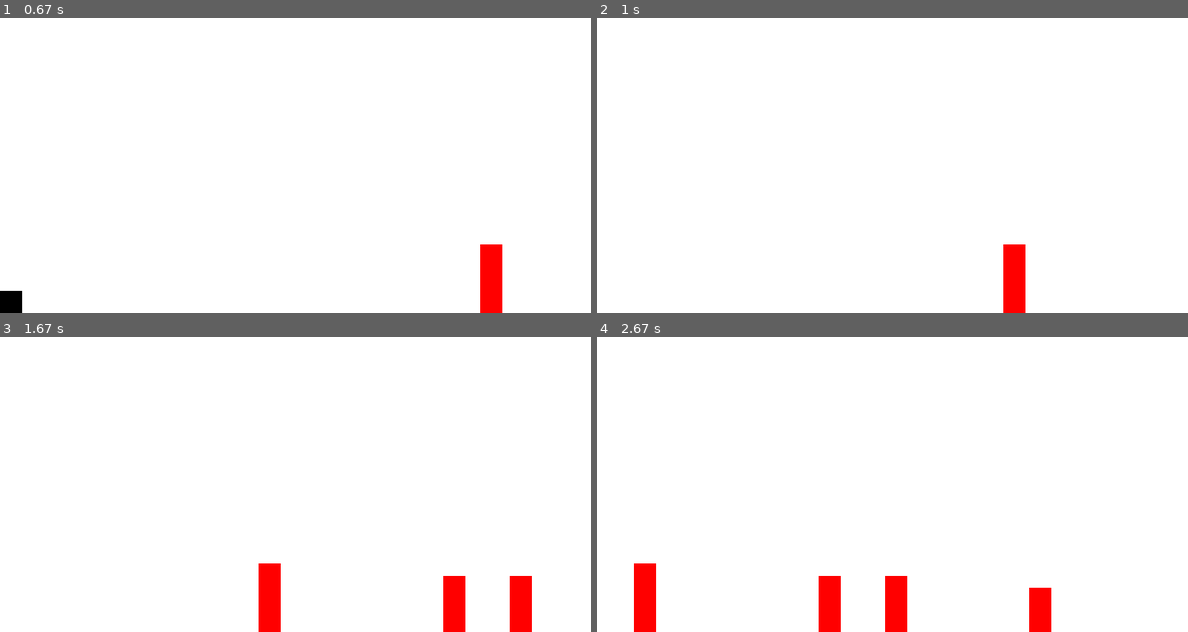
Above: before the commit, frames 1-4 (two rows, left to right).
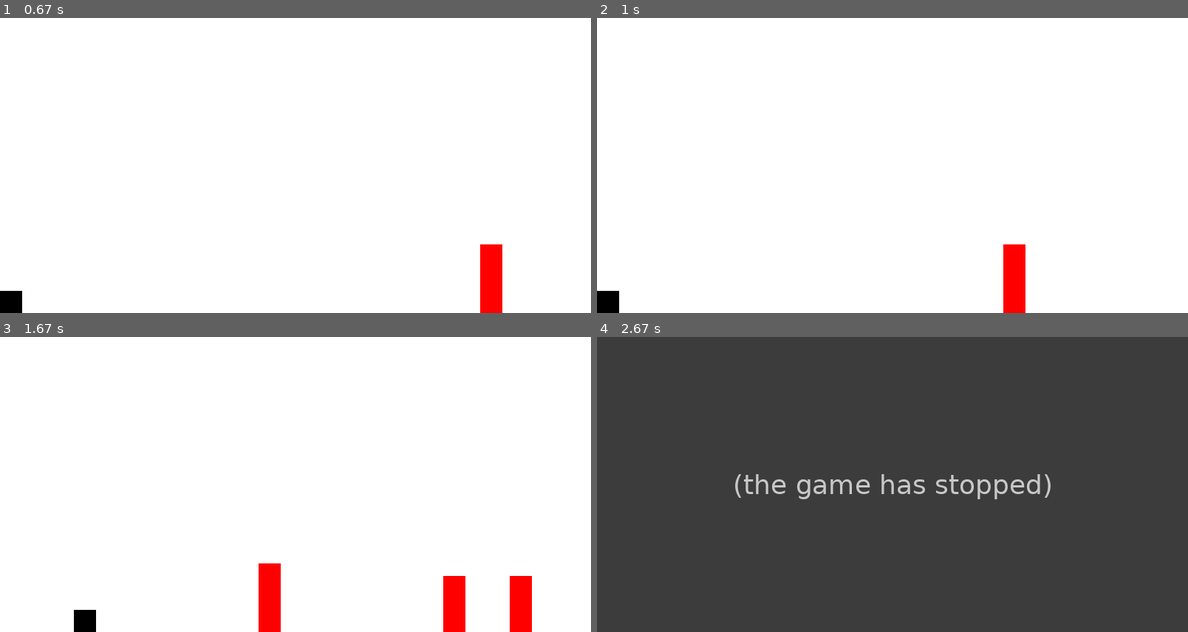
Above: after the commit, the same moments.

Repository: 20bhayward/5100-Final-Project
Game: pygame game, started from world/runner_agent.py
Same seed, same stepped clock (60 frames per second), same inputs: the game is played once before the commit and once after it.
Inputs:
- Up to frame 1 (0.67 s): hold Left from 0.33 s (still down)
- Up to frame 2 (1 s): release Left at 0.87 s; hold Left from 0.9 s (still down)
- Up to frame 3 (1.67 s): release Left at 1.3 s; hold Right from 1.33 s (still down)
- Up to frame 4 (2.67 s): release Right at 1.97 s; hold Left 2-2.47 s

Frame 1 is identical in both runs. In frame 2, 0.3% of the frame differs, in the area x 0-4%, y 92-100%; in frame 3, 0.3%; in frame 4, 100%, in the area x 0-100%, y 0-100%.
After the commit the program exited at 2.57 s; later frames show no game.

Commit message:
pushing to new branch

Diff:
--- a/agent/agent_2.py
+++ b/agent/agent_2.py
@@ -2,6 +2,7 @@
 
 # Constants (consider moving these to a config file or passing as arguments)
 SCREEN_HEIGHT = 400
+SCREEN_WIDTH = 800
 AGENT_SIZE = 30
 GROUND_LEVEL = SCREEN_HEIGHT - AGENT_SIZE
 SPEED = 5
@@ -11,59 +12,93 @@
 
 class Agent:
     def __init__(self):
+        # Agent's properties such as position, velocity, etc.
         self.rect = pygame.Rect(100, GROUND_LEVEL, AGENT_SIZE, AGENT_SIZE)
         self.velocity_x = 0  # Horizontal velocity
         self.velocity_y = 0  # Vertical velocity
         self.is_jumping = False
+        self.jump_strength = JUMP_STRENGTH
+        self.gravity = GRAVITY
+        self.screen_width = SCREEN_WIDTH  # Define screen bounds
+        self.safe_distance = 150  # Distance to prepare for a jump
 
     def move(self, action):
+        """
+        Handle movement actions.
+        action: 0 = move left, 1 = move right, 2 = jump
+        """
         if action == 0:  # Move left
-            if not self.is_jumping:
-                self.velocity_x = -SPEED
+            self.velocity_x = -SPEED
         elif action == 1:  # Move right
-            if not self.is_jumping:
-                self.velocity_x = SPEED
+            self.velocity_x = SPEED
         elif action == 2 and not self.is_jumping:  # Jump
             self.is_jumping = True
-            self.velocity_y = -JUMP_STRENGTH
+            self.velocity_y = -self.jump_strength  # Start the jump by giving negative velocity
 
-    def apply_gravity(self, obstacles):
-        # Apply gravity to vertical velocity
-        self.velocity_y += GRAVITY
+    def intelligent_move(self, obstacles, action):
+        """
+        Intelligent movement considering obstacles.
+        action: 0 = move left, 1 = move right, 2 = jump
+        """
+        # Call the move method based on action input
+        self.move(action)
+
+        # # Sort obstacles by their x-position (only obstacles ahead of the agent)
+        # obstacles_ahead = [o for o in obstacles if o.rect.x > self.rect.x]
+        # obstacles_ahead.sort(key=lambda o: o.rect.x)
+
+        # # Calculate distances to obstacles and react
+        # distances_to_obstacles = [(obstacle, obstacle.rect.x - self.rect.x) for obstacle in obstacles_ahead]
+
+        # # Ideal jumping distance window (adjust these values for your game mechanics)
+        # min_jump_distance = 10
+        # max_jump_distance = 40
+
+        # # Check for jump conditions when action is 2 (jump)
+        # if action == 2 and not self.is_jumping:
+        #     for i, (obstacle, distance_to_obstacle) in enumerate(distances_to_obstacles):
+        #         if min_jump_distance < distance_to_obstacle < max_jump_distance:
+        #             print(f"Jumping over obstacle {i+1}")
+        #             self.is_jumping = True
+        #             self.velocity_y = -self.jump_strength
+        #             break
+
+        # Apply gravity
+        self.apply_gravity()
+
+        # Update horizontal position
+        self.rect.x += self.velocity_x
+        self._constrain_agent_within_bounds()
+        self.velocity_x = 0
+
+    def apply_gravity(self):
+        """Apply gravity to the agent if it's in the air."""
+        self.velocity_y += self.gravity
         self.rect.y += self.velocity_y
-        # Check if the agent is landing on the ground
+
+        # Check if the agent has landed on the ground
         if self.rect.y >= GROUND_LEVEL:
             self.rect.y = GROUND_LEVEL
             self.is_jumping = False
             self.velocity_y = 0  # Stop falling
-        # Check for collision with any obstacles
-        for obstacle in obstacles:
-            if self.rect.colliderect(obstacle.rect):
-                self.rect.y = obstacle.rect.top - self.rect.height  # Position agent on top of obstacle
-                self.is_jumping = False
-                self.velocity_y = 0  # Stop falling
-                break  # Stop checking once landed
 
+    def _constrain_agent_within_bounds(self):
+        """
+        Ensure that the agent stays within the screen bounds.
+        Prevents the agent from moving out of the left or right edges of the screen.
+        """
+        # Ensure the agent doesn't go out of the left or right bounds
+        if self.rect.x < 0:
+            self.rect.x = 0  # Constrain to the left edge
+        elif self.rect.x > self.screen_width - self.rect.width:
+            self.rect.x = self.screen_width - self.rect.width  # Constrain to the right edge
 
-    def is_falling_on_top(self, obstacle):
+    def update(self, obstacles, action):
         """
-        Check if the agent is falling onto the top of the obstacle.
-        This prevents landing on the side or bottom of the obstacle.
+        Update the agent's position intelligently based on obstacles and the selected action.
         """
-        # Ensure the agent is above the obstacle and falling downwards
-        if (self.rect.bottom <= obstacle.rect.top + 10 and  # Agent is above obstacle
-            self.velocity_y >= 0 and  # Agent is falling down
-            obstacle.rect.left < self.rect.right and  # Agent is horizontally aligned with obstacle
-            obstacle.rect.right > self.rect.left):  # Agent is horizontally aligned with obstacle
-            return True
-        return False
-
-    def update_position(self):
-        # Update the horizontal position based on velocity
-        self.rect.x += self.velocity_x
-
-        # Reset horizontal velocity after movement
-        self.velocity_x = 0
+        self.intelligent_move(obstacles, action)
 
     def draw(self, screen):
+        """Draw the agent on the screen."""
         pygame.draw.rect(screen, BLACK, self.rect)
--- a/world/dqn_agent.py
+++ b/world/dqn_agent.py
@@ -8,6 +8,7 @@
 
 class DQNAgent:
     def __init__(self, state_dim, action_dim, device):
+        print(f"dqn_agent: {state_dim}")
         self.q_network = QNetwork(state_dim, action_dim).to(device)
         self.target_network = QNetwork(state_dim, action_dim).to(device)
         self.optimizer = optim.Adam(self.q_network.parameters(), lr=1e-3)
@@ -22,7 +23,7 @@
         # Update target network weights to match the main Q network
         self.update_target_network()
 
-    def choose_action(self, state, epsilon=0.999):
+    def choose_action(self, state, epsilon=0.995):
         if np.random.rand() < epsilon:
             return np.random.randint(0, self.q_network.fc3.out_features)
         else:
--- a/world/game_logic.py
+++ b/world/game_logic.py
@@ -7,7 +7,7 @@
 
 # Function to spawn obstacles randomly
 def spawn_obstacle(obstacles):
-    if random.randint(1, 100) < 6:  # Random chance of spawning
+    if random.randint(1, 100) < 4:  # Random chance of spawning
         obstacles.append(Obstacle())
 
 # Function to update obstacles
--- a/world/gym_env.py
+++ b/world/gym_env.py
@@ -4,6 +4,7 @@
 sys.path.append(os.path.dirname(os.path.dirname(os.path.abspath(__file__))))
 from gym import spaces
 import pygame
+import random
 import numpy as np
 from agent.agent_2 import Agent
 from game_logic import spawn_obstacle, update_obstacles, check_collisions
@@ -18,10 +19,11 @@
         super(RunnerEnv, self).__init__()
 
         # Define action space and observation space
-        self.action_space = spaces.Discrete(5)  # 0: left, 1: right, 2: jump, 3: jump + left, 4: jump + right
+        self.action_space = spaces.Discrete(3)  # 0: left, 1: right, 2: jump
+
         self.observation_space = spaces.Box(
-            low=np.array([0, 0, 0, 0, 0, 0, 0]),  # Agent x, y, velocity, nearest obstacle x, nearest obstacle y, nearest obstacle height
-            high=np.array([SCREEN_WIDTH, SCREEN_HEIGHT, 100, 100, SCREEN_WIDTH, SCREEN_HEIGHT, 100]),
+            low=np.array([0, 0, -100, -100, 0, 0]),  # Agent x, y, velocity_x, velocity_y, distance to nearest obstacle ahead, distance to nearest obstacle behind
+            high=np.array([SCREEN_WIDTH, SCREEN_HEIGHT, 100, 100, SCREEN_WIDTH, SCREEN_WIDTH]),  # Max values for each
             dtype=np.float32
         )
 
@@ -40,6 +42,14 @@
         self.done = False
         self.clock = pygame.time.Clock()
 
+    def seed(self, seed=None):
+        random.seed(seed)
+        np.random.seed(seed)
+        if hasattr(self, 'action_space'):
+            self.action_space.seed(seed)
+        if hasattr(self, 'observation_space'):
+            self.observation_space.seed(seed)
+
     def reset(self):
         self.agent = Agent()  # Reset agent
         self.obstacles = []  # Reset obstacles
@@ -48,30 +58,17 @@
         return self._get_obs()
 
     def step(self, action):
+        # print(self.agent.rect.y)
         if self.done:
             return self.reset()  # Consider separating logic here
 
-        # Check if the agent has fallen out of the screen
+        # Check if the agent has fallen out of the screen horizontally
         if self.agent.rect.center[0] < 0 or self.agent.rect.center[0] > 0.5 * SCREEN_WIDTH:
             self.done = True  # Set done to True, terminate the episode
-            return self._get_obs(), -10, True, {}  # Penalty for going out of bounds
-
-        # Move the agent and apply gravity based on the action
-        if action == 0:  # Move left
-            self.agent.move(0)
-        elif action == 1:  # Move right
-            self.agent.move(1)
-        elif action == 2:  # Jump
-            self.agent.move(2)
-        elif action == 3:  # Jump + Move Left
-            self.agent.move(2)
-            self.agent.move(0)
-        elif action == 4:  # Jump + Move Right
-            self.agent.move(2)
-            self.agent.move(1)
-
-        self.agent.apply_gravity(self.obstacles)  # Ensure gravity is applied correctly
-        self.agent.update_position()
+            return self._get_obs(), -1000, True, {}  # Penalty for going out of bounds
+
+        # Intelligent movement based on multiple obstacles
+        self.agent.intelligent_move(self.obstacles, action)
 
         # Spawn and update obstacles
         spawn_obstacle(self.obstacles)
@@ -92,47 +89,83 @@
 
         return self._get_obs(), reward, done, {}
 
+
     def _calculate_reward(self, done):
-        """
-        Calculate the reward based on the agent's actions and environment state.
-        """
+        reward = 0
+
+        # High penalty if the agent collides with an obstacle
         if done:
-            return -20  # Higher penalty for hitting an obstacle
-
-        nearest_obstacle = None
-        if self.obstacles:
-            nearest_obstacle = min(self.obstacles, key=lambda o: o.rect.x)
-            obstacles_ahead = [o for o in self.obstacles if o.rect.x > self.agent.rect.x]
-            distance_to_obstacle = 0
-            if obstacles_ahead:
-                nearest_obstacle_ahead = min(obstacles_ahead, key=lambda o: o.rect.x)
-                distance_to_obstacle = nearest_obstacle_ahead.rect.x - self.agent.rect.x
-
-            # Ideal jumping distance window (tune these values for your game mechanics)
-            min_jump_distance = 20
-            max_jump_distance = 40
-
-            # Reward for jumping within the ideal window
-            if min_jump_distance < distance_to_obstacle < max_jump_distance and self.agent.is_jumping:
-                return 1  # High reward for jumping within the ideal window
-
-            if self.agent.rect.x > nearest_obstacle.rect.x and self.agent.rect.y >= nearest_obstacle.rect.y:
-                print("jumped over an obstacle")
-                return 50  # Reward for successfully jumping over the obstacle
-
-            # Reward for moving closer to the obstacle if too far
-            if distance_to_obstacle > max_jump_distance and self.agent.velocity_x > 0:
-                return 1  # Reward for moving closer to the obstacle
-
-            # Reward for backing up if too close
-            if 0 < distance_to_obstacle < min_jump_distance and self.agent.velocity_x < 0:
-                return 2  # Reward for backing up to better position for the jump
-
-            # Penalize slightly for unnecessary jumping
-            if self.agent.is_jumping and distance_to_obstacle > max_jump_distance:
-                return -5  # Small penalty for jumping unnecessarily
-
-        return 0
+            reward -= 100
+
+        # Identify obstacles ahead and behind
+        obstacles_ahead = [o for o in self.obstacles if o.rect.x > self.agent.rect.x]
+        obstacles_behind = [o for o in self.obstacles if o.rect.x <= self.agent.rect.x]
+
+        # Sort obstacles by distance
+        obstacles_ahead.sort(key=lambda o: o.rect.x)
+        obstacles_behind.sort(key=lambda o: o.rect.x, reverse=True)
+
+        # Get the nearest obstacles
+        obstacle_ahead = obstacles_ahead[0] if obstacles_ahead else None
+        obstacle_behind = obstacles_behind[0] if obstacles_behind else None
+
+        # Reward for optimal jump over obstacle ahead
+        if obstacle_ahead:
+            distance_to_obstacle_ahead = obstacle_ahead.rect.x - self.agent.rect.x
+
+            # Reward for jumping at the right distance
+            if self.agent.is_jumping:
+                if 15 <= distance_to_obstacle_ahead <= 40:
+                    print("jumped at the right time")
+                    reward += 20  # Optimal timing
+                elif distance_to_obstacle_ahead < 5:
+                    print("jumped too late")
+                    reward -= 10  # Penalty for jumping too late
+                    print("jumped too early")
+                elif distance_to_obstacle_ahead > 40:
+                    reward -= 1  # Penalty for jumping too early
+            elif not self.agent.is_jumping and distance_to_obstacle_ahead > 50:
+                print("not jumping when no obstacle nearby")
+                reward += 1
+
+        # Penalty for jumping with no obstacles in range
+        if self.agent.is_jumping and not obstacle_ahead and not obstacle_behind:
+            print("jumping for no reason")
+            reward -= 1
+
+        # Encourage forward motion away from close obstacles behind
+        if obstacle_behind:
+            distance_to_obstacle_behind = self.agent.rect.x - obstacle_behind.rect.x
+            if distance_to_obstacle_behind > 15:
+                print("keeping a good distance from the last object behind")
+                reward += 5  # Small reward for keeping distance from obstacle behind
+            elif distance_to_obstacle_behind <= 5:
+                print("too close to the object behind")
+                reward -= 10  # Penalty if too close to an obstacle behind
+
+        # New: Reward/Penalty for Adjusting X-Position (Better Jump/Land Positioning)
+        if self.agent.is_jumping:
+            # Encourage the agent to aim for a landing zone between obstacles if in the air
+            if obstacle_ahead and obstacle_behind:
+                gap_between_obstacles = obstacle_ahead.rect.x - obstacle_behind.rect.x
+                distance_to_next_obstacle = distance_to_obstacle_ahead
+
+                if gap_between_obstacles > 20:  # Sufficient space to land
+                    if 15 <= distance_to_next_obstacle <= 40:
+                        reward += 10  # Reward for optimal x-position while in the air
+                    else:
+                        reward -= 5  # Penalty for suboptimal position while in the air
+        else:
+            # If the agent is on the ground, encourage movement towards the next obstacle for better jump position
+            if obstacle_ahead:
+                distance_to_obstacle_ahead = obstacle_ahead.rect.x - self.agent.rect.x
+                if 10 <= distance_to_obstacle_ahead <= 40:
+                    reward += 5  # Reward for positioning well on the ground
+                elif distance_to_obstacle_ahead < 15:
+                    reward -= 5  # Penalty for being too close without jumping
+
+        # Default to zero if no reward or penalty conditions are met
+        return reward if reward != 0 else 0
 
     def render(self, mode='human'):
         self.screen.fill(WHITE)
@@ -149,18 +182,25 @@
         pygame.event.get()
         self.clock.tick(60)  # 60 FPS
 
-
-
     def close(self):
         pygame.quit()
 
     def _get_obs(self):
         nearest_obstacle = None
+        distance_to_obstacle_ahead = None
+        distance_to_obstacle_behind = None
         if self.obstacles:
-            nearest_obstacle = min(self.obstacles, key=lambda o: o.rect.x)
-            distance_to_obstacle = nearest_obstacle.rect.x - self.agent.rect.x
-            obstacle_y = nearest_obstacle.rect.y
-            obstacle_height = nearest_obstacle.rect.height
+            obstacles_ahead = [o for o in self.obstacles if o.rect.x > self.agent.rect.x]
+            obstacles_behind = [o for o in self.obstacles if o.rect.x <= self.agent.rect.x]
+
+            obstacles_ahead.sort(key=lambda o: o.rect.x)
+            obstacles_behind.sort(key=lambda o: o.rect.x, reverse=True)
+
+            obstacle_ahead = obstacles_ahead[0] if len(obstacles_ahead) > 0 else None
+            obstacle_behind = obstacles_behind[0] if len(obstacles_behind) > 0 else None
+
+            distance_to_obstacle_ahead = obstacle_ahead.rect.x - self.agent.rect.x if obstacle_ahead else None
+            distance_to_obstacle_behind = np.abs(obstacle_behind.rect.x - self.agent.rect.x) if obstacle_behind else None
         else:
             distance_to_obstacle = SCREEN_WIDTH
             obstacle_y = SCREEN_HEIGHT
@@ -172,9 +212,8 @@
             self.agent.rect.y,
             self.agent.velocity_x,
             self.agent.velocity_y,
-            distance_to_obstacle,
-            obstacle_y,
-            obstacle_height
+            distance_to_obstacle_ahead,
+            distance_to_obstacle_behind
         ], dtype=np.float32)
 
 # Testing the environment
--- a/world/player_trained_agent.py
+++ b/world/player_trained_agent.py
@@ -1,41 +1,43 @@
 import torch
-from dqn_agent import DQNAgent  # Adjust the import based on your file structure
-from gym_env import RunnerEnv  # Import your environment
+from dqn_agent import DQNAgent  # Adjust import if necessary
+from gym_env import RunnerEnv  # Import the environment
 
 # Set the state and action dimensions
-state_dim = 7  # Replace with your actual state dimension
-action_dim = 5  # Replace with your actual action dimension
-device = torch.device("cuda" if torch.cuda.is_available() else "cpu")
+state_dim = 6  # Adjust if different
+action_dim = 3  # Adjust if different
+device = torch.device("cpu")  # Use GPU if available
 
 # Initialize the environment
 env = RunnerEnv()
 
-# Initialize the agent
+# Initialize the agent and load trained weights
 agent = DQNAgent(state_dim, action_dim, device)
-
-# Load the pre-trained weights
-agent.load('dqn_agent_2.pth')
+agent.load('dqn_agent_2.pth')  # Path to trained model weights
 
 # Set the agent to evaluation mode
-agent.q_network.eval()  # For the QNetwork used during training
-agent.target_network.eval()  # If using a target network
+agent.q_network.eval()
+agent.target_network.eval()
 
-# Interact with the environment
-num_episodes = 10  # Example: run 10 episodes
+# Evaluation parameters
+num_episodes = 10  # Number of test episodes
+epsilon = 0.05  # Small epsilon for slight exploration
+
+# Evaluation loop
+total_rewards = []
 for episode in range(num_episodes):
-    state = env.reset()  # Reset the environment
+    state = env.reset()  # Reset environment at the start of each episode
     done = False
-    total_reward = 0
+    episode_reward = 0
 
     while not done:
-        # Choose an action based on the current state
-        action = agent.choose_action(state, epsilon=0)
+        # Choose action based on the current state with slight exploration
+        action = agent.choose_action(state, epsilon=epsilon)
 
-        # Step the environment
+        # Step the environment with the chosen action
         next_state, reward, done, _ = env.step(action)
 
-        # Update total reward
-        total_reward += reward
+        # Accumulate rewards
+        episode_reward += reward
 
         # Render the environment (optional)
         env.render()
@@ -43,7 +45,13 @@
         # Move to the next state
         state = next_state
 
-    print(f"Episode {episode + 1}: Total Reward: {total_reward}")
+    # Track total rewards per episode
+    total_rewards.append(episode_reward)
+    print(f"Episode {episode + 1}: Total Reward = {episode_reward}")
 
-# Close the environment when done
+# Print summary of performance across episodes
+average_reward = sum(total_rewards) / num_episodes
+print(f"Average Reward over {num_episodes} episodes: {average_reward}")
+
+# Close the environment
 env.close()
--- a/world/q_network.py
+++ b/world/q_network.py
@@ -4,6 +4,7 @@
 class QNetwork(nn.Module):
     def __init__(self, state_dim, action_dim):
         super(QNetwork, self).__init__()
+        print(state_dim)
         self.fc1 = nn.Linear(state_dim, 128)
         self.fc2 = nn.Linear(128, 128)
         self.fc3 = nn.Linear(128, action_dim)
--- a/world/runner_agent.py
+++ b/world/runner_agent.py
@@ -60,10 +60,6 @@
         if action != -1:
             agent.move(action)
 
-        # Apply gravity
-        agent.apply_gravity(obstacles)
-        agent.update_position()
-
         # Randomly spawn obstacles
         if random.randint(1, 100) < 3:  # Small chance of spawning an obstacle
             obstacles.append(Obstacle())
@@ -80,6 +76,8 @@
             if agent.rect.colliderect(obstacle.rect):
                 running = False  # End the game on collision
 
+        agent.update(obstacles, action)
+
         # Draw agent and obstacles
         agent.draw(screen)
         for obstacle in obstacles:
--- a/world/train_dqn.py
+++ b/world/train_dqn.py
@@ -3,11 +3,13 @@
 from dqn_agent import DQNAgent
 from replay_buffer import ReplayBuffer
 from gym_env import RunnerEnv
+import random
 
 device = torch.device("mps" if torch.backends.mps.is_available() else "cpu")
 
 # Initialize environment
 env = RunnerEnv()
+env.seed(42)
 
 state_dim = env.observation_space.shape[0]
 action_dim = env.action_space.n
@@ -15,7 +17,7 @@
 agent = DQNAgent(state_dim, action_dim, device)
 replay_buffer = ReplayBuffer(buffer_size=10000, batch_size=64)
 
-n_episodes = 10000
+n_episodes = 5000
 target_update_freq = 10
 batch_size = 64
 
@@ -35,6 +37,7 @@
 
         state = next_state
 
+
     # Update target network every few episodes
     if episode % target_update_freq == 0:
         agent.update_target_network()
Binary file removed: dqn_agent_2
Not shown, changed: dqn_agent_2.pth
